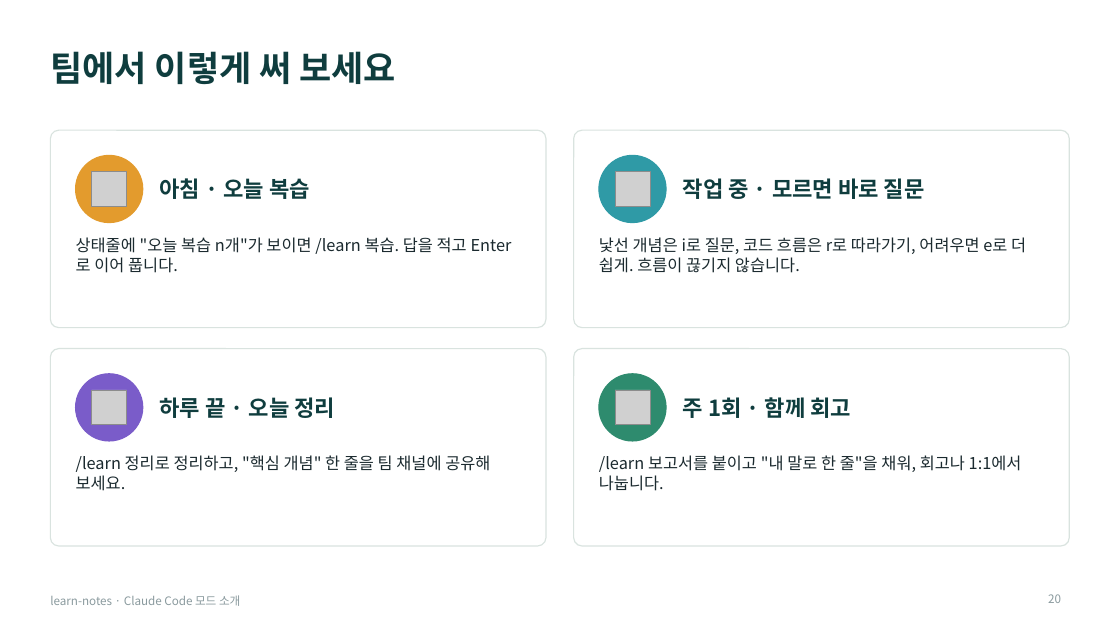
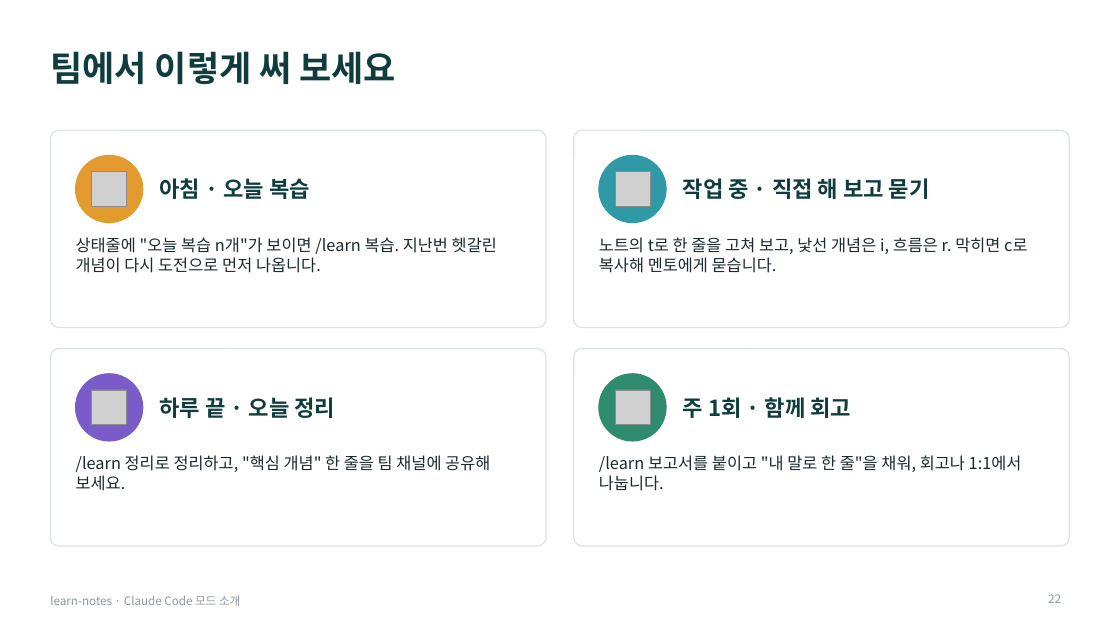
Before and after one commit to Owen-YC/learn-notes, a slide deck: slide 22 of docs/team/learn-notes-intro.pptx (slide 20 before the commit). Drawn at 1120x630 pixels with LibreOffice and Linux fonts; fonts in the diff are those of the drawing; grey boxes stand for pictures. Boxes give left, top, right and bottom in pixels: in the first picture for what was removed or moved away, otherwise in the second. Text is boxed around its words. In the diff, an @@ line names an element or a change of style, - is before the commit and + after.

```diff
--- a/docs/team/learn-notes-intro.pptx
+++ b/docs/team/learn-notes-intro.pptx
@@ text at (x1=683, y1=178, x2=930, y2=199): text changed @@
-작업 중 · 모르면 바로 질문
+작업 중 · 직접 해 보고 묻기
@@ text at (x1=76, y1=237, x2=497, y2=273): text changed @@
-상태줄에 "오늘 복습 n개"가 보이면 /learn 복습. 답을 적고 Enter로 이어 풉니다.
+상태줄에 "오늘 복습 n개"가 보이면 /learn 복습. 지난번 헷갈린 개념이 다시 도전으로 먼저 나옵니다.
@@ text at (x1=599, y1=237, x2=1027, y2=273): text changed @@
-낯선 개념은 i로 질문, 코드 흐름은 r로 따라가기, 어려우면 e로 더 쉽게. 흐름이 끊기지 않습니다.
+노트의 t로 한 줄을 고쳐 보고, 낯선 개념은 i, 흐름은 r. 막히면 c로 복사해 멘토에게 묻습니다.
@@ page number at (x1=1048, y1=594, x2=1061, y2=603): text changed @@
-20
+22
```
Also in this commit, not shown: 16 other slides changed, 4 slides added, 21 other files.
